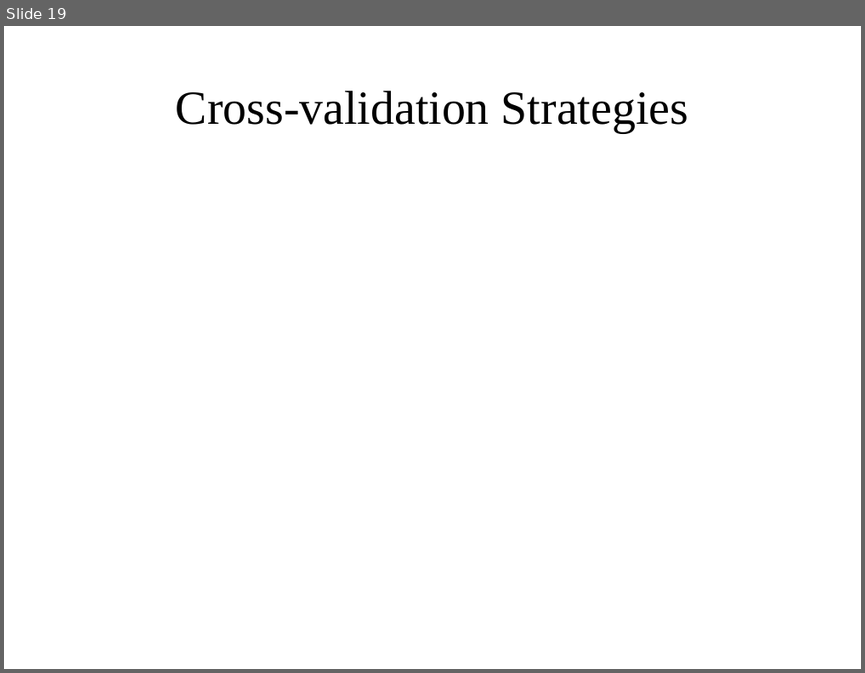
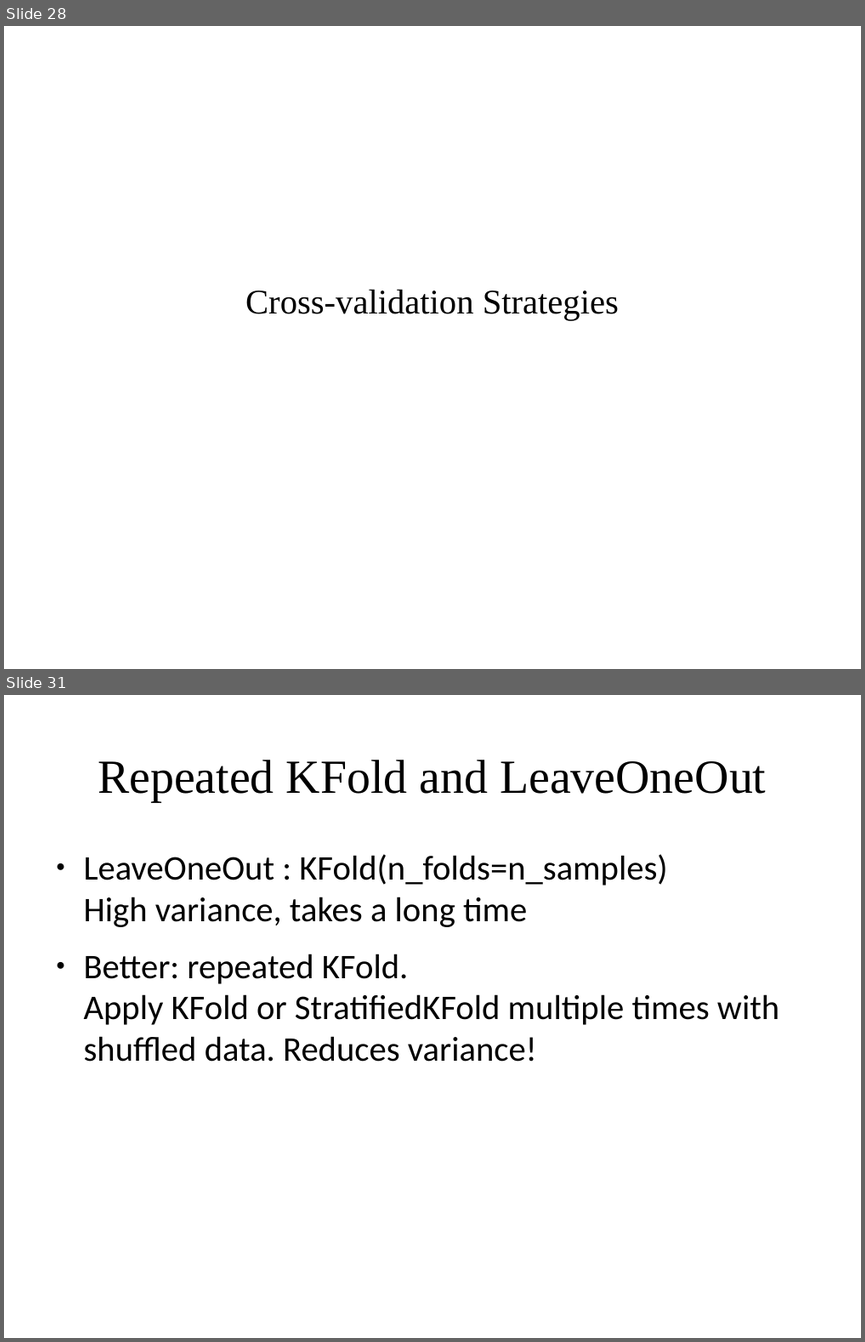
Before and after one commit to amueller/applied_ml_spring_2017, a slide deck: slides/aml-04-013017.odp. Shown one above the other, each under a label of ours: slide 19 before the commit, slides 28 and 31 after it; the slides between them are not shown. The pictures are 865x673 and 865x1342 pixels, drawn with LibreOffice and Linux fonts; fonts in the diff are those of the drawing. Boxes give left, top, right and bottom in pixels: in the first picture for what was removed or moved away, otherwise in the second. Text is boxed around its words. In the diff, an @@ line names an element or a change of style, - is before the commit and + after.

```diff
--- a/slides/aml-04-013017.odp
+++ b/slides/aml-04-013017.odp
@@ slide 31 added at <box>4,695,861,1338</box>, background #FFFFFF @@
@@ title added at <box>98,760,766,802</box>, 44 pt, text #000000 @@
+Repeated KFold and LeaveOneOut
@@ text added at <box>84,854,779,1061</box>, 32 pt, text #000000 @@
+● LeaveOneOut : KFold(n_folds=n_samples)
+  High variance, takes a long time
+● Better: repeated KFold.
+  Apply KFold or StratifiedKFold multiple times with shuffled data. Reduces variance!
@@ what was slide 19 is now slide 28 @@
@@ slide 28 changed as well @@
@@ subtitle "Cross-validation Strategies" at <box>245,289,619,321</box>: size 44 to 32 pt @@
```
Also in this commit, not shown: 7 other slides changed, 21 other slides added, 4 slides removed, 1 other file.
